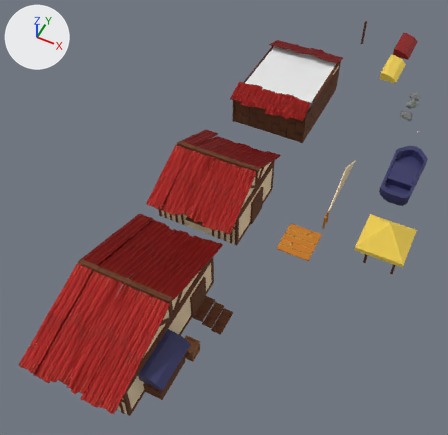
A saved change to the Blender file Blender/BeachTown/BeachTown.blend.
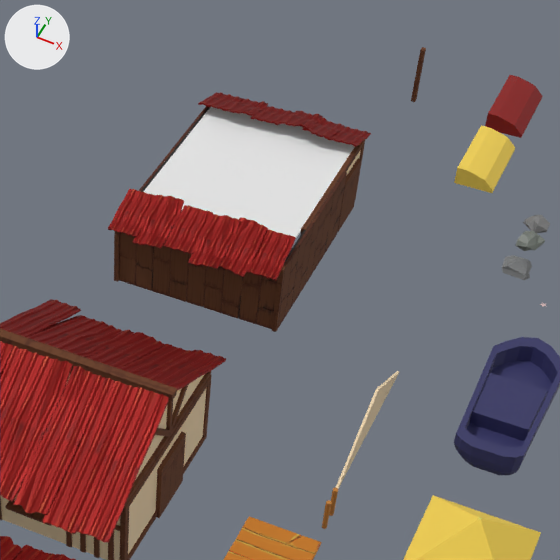
Each version appears first whole from a 50 mm lens placed at (140.0, -232.0, 405.0), pointed at (-25.0, 97.0, -7.0), and next in a close-up on the part from 41% to 95% of the width and 0% to 56% of the height. The axes (+X, +Y, +Z) are drawn at upper left. The lights are the same throughout. The first two pictures are the older version.
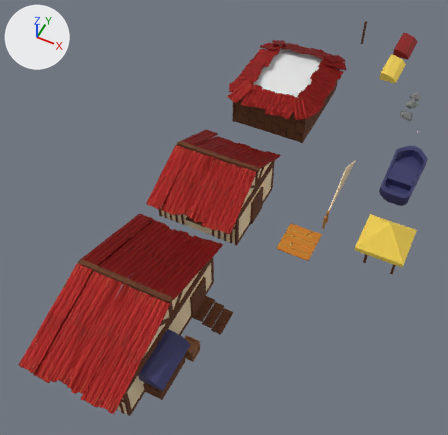
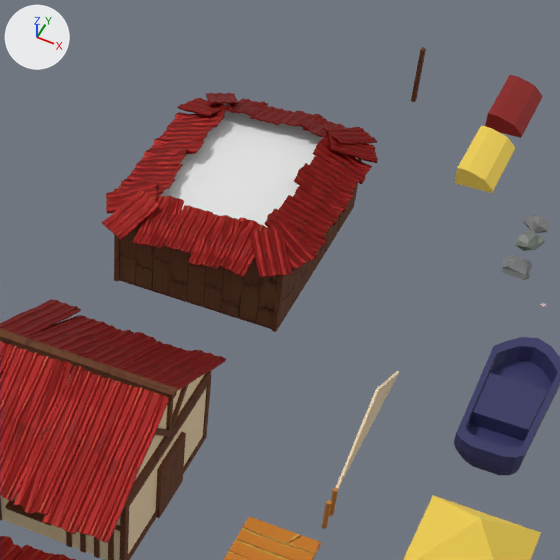
What differs and where, as boxes [x1, y1, x2, y2] in the close-ups (560 x 560 px):
'Cube.159', added
    after: [126, 125, 361, 239]
'Cube.157', added
    after: [106, 98, 378, 270]
'Cube.158', added
    after: [113, 109, 372, 254]
'Cube.153', moved, turned
    before: [246, 127, 371, 280]
    after: [250, 127, 377, 278]
'Cube.154', moved, turned
    before: [108, 92, 243, 237]
    after: [102, 92, 239, 240]
'Cube.161', added
    after: [136, 148, 345, 226]
'Cube.160', added
    after: [149, 135, 355, 213]

The change in detail:
Object 'Cube.153' (ob_cube_153) moves from (-4.275, 310.9, 34.56) to (-4.275, 310.9, 35.29).
Object 'Cube.153' (ob_cube_153) turns from (-2.2, 16, 89) to (-1, 16, 56) degrees about x, y and z.
Object 'Cube.154' (ob_cube_154) moves from (-66.71, 310.9, 34.56) to (-66.71, 312.8, 34.92).
Object 'Cube.154' (ob_cube_154) turns from (-2.2, 16, 89) to (0.6, 21, 118) degrees about x, y and z.
Object 'Cube.161' (ob_cube_161) is new; it shows a copy of the mesh of ob_cube_156.
Its parent is ob_cube_142.
Its matrix parent inverse is Matrix(((0.0, 1.0, 0.0, -105.7), (-1.001, 0.0, 0.0, -34.81), (0.0, 0.0, 1.0, -54.69), (0.0, 0.0, 0.0, 1.0))).
Its location is (-71.85, 258.8, 34.51).
Its rotation in degrees is (-0.2, 19, -179).
Its scale is (0.45, 1.0, 0.986).
It gains a MIRROR modifier named 'Mirror'.
Modifier setting: use_mirror_merge = False.
Modifier setting: mirror_object = ob_cube_152.
Object 'Cube.160' (ob_cube_160) is new; it shows a copy of the mesh of ob_cube_156.
Its parent is ob_cube_142.
Its matrix parent inverse is Matrix(((0.0, 1.0, 0.0, -105.7), (-1.001, 0.0, 0.0, -34.81), (0.0, 0.0, 1.0, -54.69), (0.0, 0.0, 0.0, 1.0))).
Its location is (-70.28, 270.1, 34.51).
Its rotation in degrees is (-0.2, 19, -179).
Its scale is (0.541, 1.0, 1.0).
It gains a MIRROR modifier named 'Mirror'.
Modifier setting: use_mirror_merge = False.
Modifier setting: mirror_object = ob_cube_152.
Object 'Cube.159' (ob_cube_159) is new; it shows a copy of the mesh of ob_cube_154.
Its parent is ob_cube_142.
Its matrix parent inverse is Matrix(((0.0, 1.0, 0.0, -105.7), (-1.001, 0.0, 0.0, -34.81), (0.0, 0.0, 1.0, -54.69), (0.0, 0.0, 0.0, 1.0))).
Its location is (-0.688, 280.9, 34.54).
Its rotation in degrees is (-2.2, 16, -0.3).
Its scale is (0.472, 1.01, 1.0).
It gains a MIRROR modifier named 'Mirror'.
Modifier setting: use_axis = (True, True, False).
Modifier setting: use_mirror_merge = False.
Modifier setting: mirror_object = ob_cube_152.
Object 'Cube.158' (ob_cube_158) is new; it shows a copy of the mesh of ob_cube_156.
Its parent is ob_cube_142.
Its matrix parent inverse is Matrix(((0.0, 1.0, 0.0, -105.7), (-1.001, 0.0, 0.0, -34.81), (0.0, 0.0, 1.0, -54.69), (0.0, 0.0, 0.0, 1.0))).
Its location is (-70.28, 292.7, 34.51).
Its rotation in degrees is (-0.2, 19, -179).
Its scale is (0.541, 1.0, 1.0).
It gains a MIRROR modifier named 'Mirror'.
Modifier setting: use_axis = (True, True, False).
Modifier setting: use_mirror_merge = False.
Modifier setting: mirror_object = ob_cube_152.
Object 'Cube.157' (ob_cube_157) is new; it shows a copy of the mesh of ob_cube_154.
Its parent is ob_cube_142.
Its matrix parent inverse is Matrix(((0.0, 1.0, 0.0, -105.7), (-1.001, 0.0, 0.0, -34.81), (0.0, 0.0, 1.0, -54.69), (0.0, 0.0, 0.0, 1.0))).
Its location is (0.146, 302.3, 35.31).
Its rotation in degrees is (-2.2, 16, 25).
Its scale is (0.472, 1.01, 1.0).
It gains a MIRROR modifier named 'Mirror'.
Modifier setting: use_axis = (True, True, False).
Modifier setting: use_mirror_merge = False.
Modifier setting: mirror_object = ob_cube_152.
